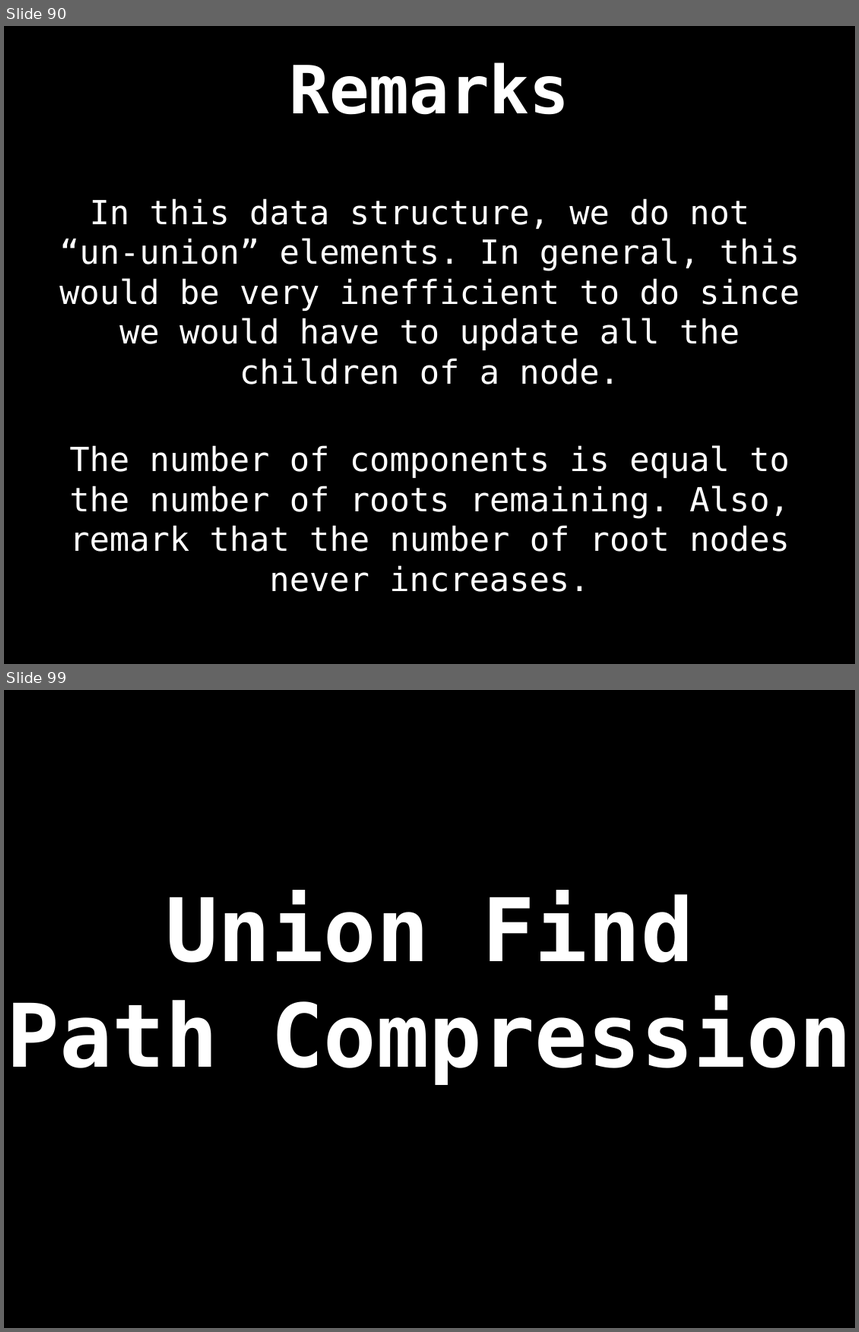
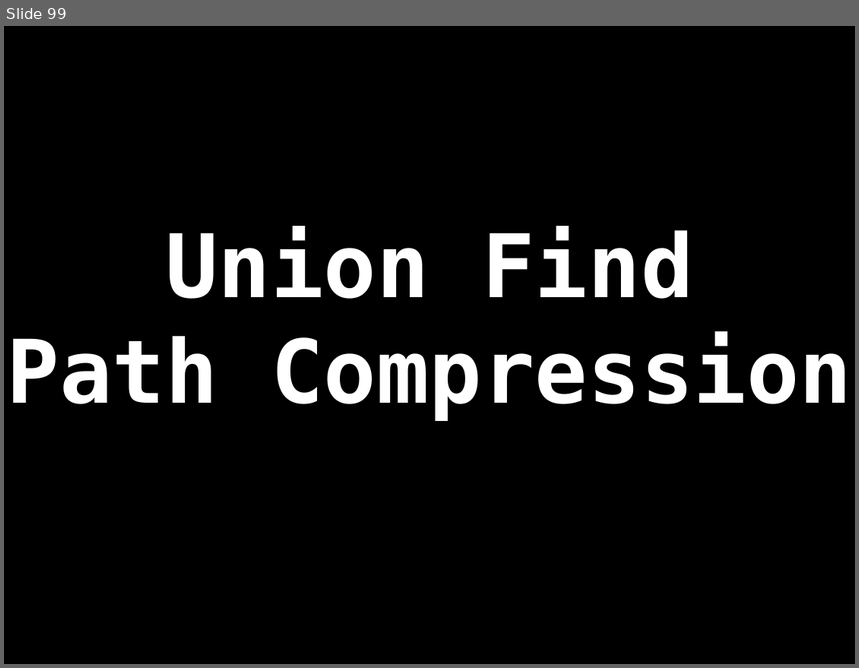
Before and after one commit to spring2go/Algorithms, a slide deck: slides/datastructures/unionfind/UnionFind.pptx. Shown one above the other, each under a label of ours: slides 90 and 99 before the commit, slide 99 after it; the slides between them are not shown. The pictures are 859x1332 and 859x668 pixels, drawn with LibreOffice and Linux fonts; fonts in the diff are those of the drawing. Boxes give left, top, right and bottom in pixels: in the first picture for what was removed or moved away, otherwise in the second. Text is boxed around its words. In the diff, an @@ line names an element or a change of style, - is before the commit and + after.

```diff
--- a/slides/datastructures/unionfind/UnionFind.pptx
+++ b/slides/datastructures/unionfind/UnionFind.pptx
@@ slide 90 removed at (x1=4, y1=26, x2=855, y2=664), background #000000 @@
@@ title removed at (x1=290, y1=62, x2=570, y2=115) @@
-Remarks
@@ text removed at (x1=59, y1=199, x2=800, y2=385) @@
-In this data structure, we do not
-“un-union” elements. In general, this would be very inefficient to do since we would have to update all the children of a node.
@@ text removed at (x1=69, y1=446, x2=790, y2=592) @@
-The number of components is equal to the number of roots remaining. Also, remark that the number of root nodes never increases.
```
Also in this commit, not shown: 34 slides changed, 3 slides added, 2 other slides removed.
